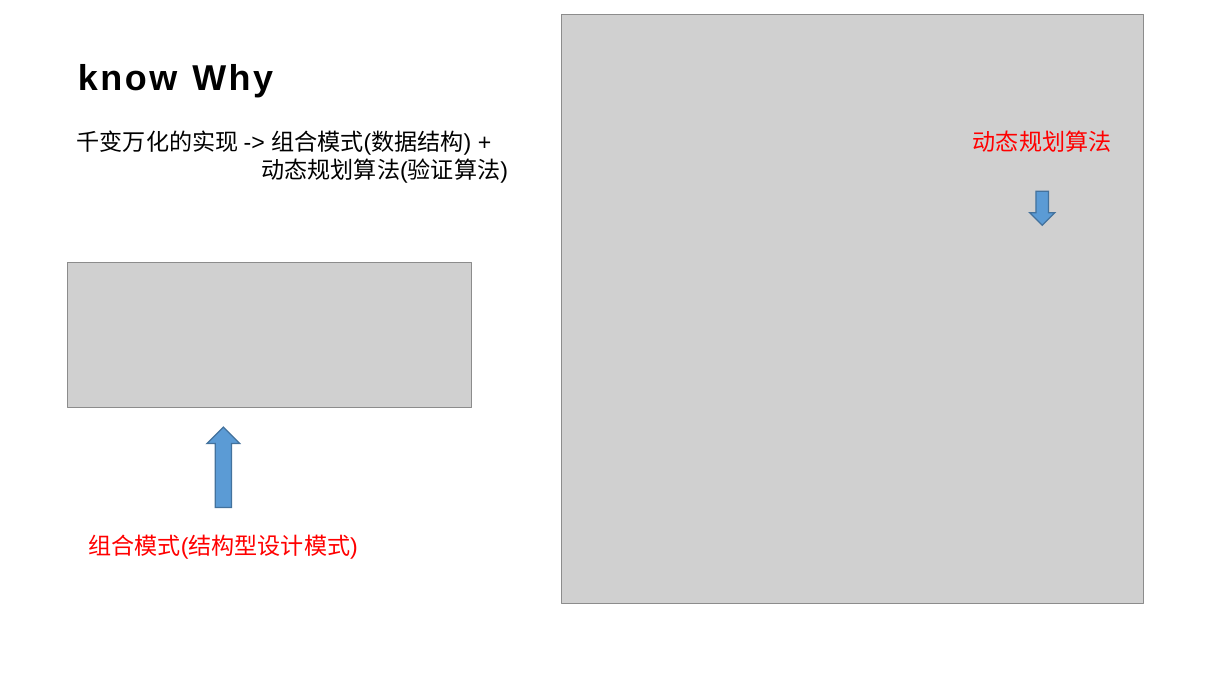
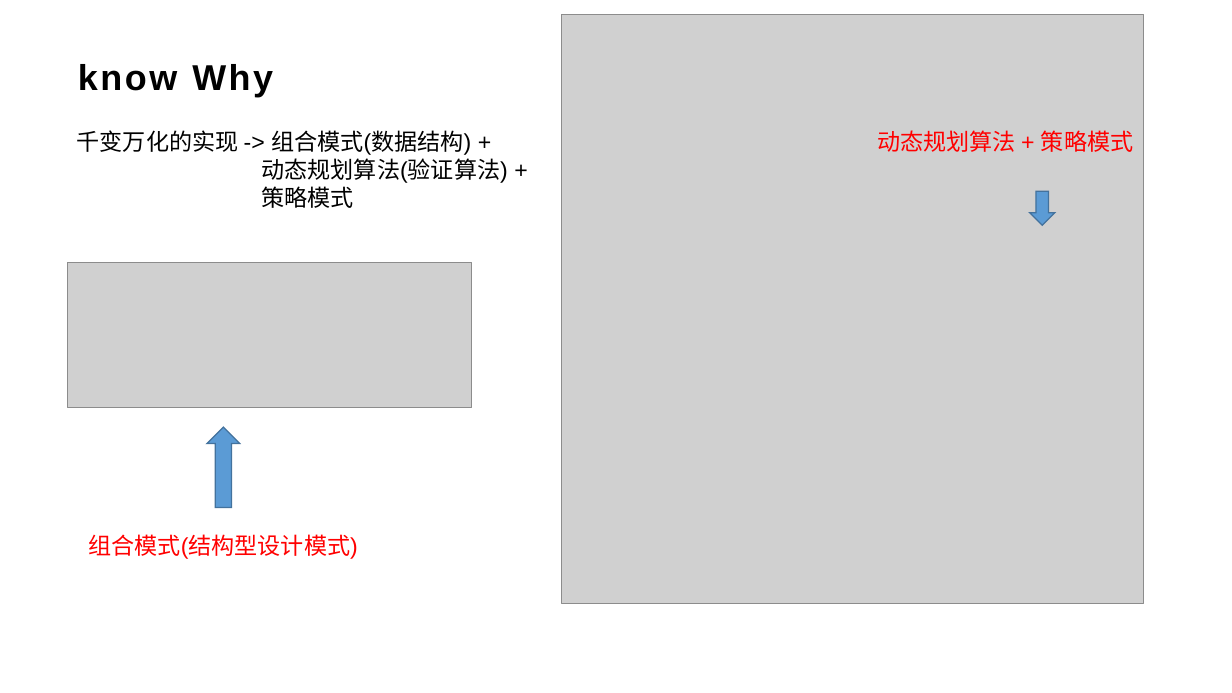
Before and after one commit to qzsang/mini-promotion, a slide deck: slide 12 of doc/从促销引擎到微内核架构分享.pptx (slide 10 before the commit). Drawn at 1232x693 pixels with LibreOffice and Linux fonts; fonts in the diff are those of the drawing; grey boxes stand for pictures; background and template pictures are left out. Boxes give left, top, right and bottom in pixels: in the first picture for what was removed or moved away, otherwise in the second. Text is boxed around its words. In the diff, an @@ line names an element or a change of style, - is before the commit and + after.

```diff
--- a/doc/从促销引擎到微内核架构分享.pptx
+++ b/doc/从促销引擎到微内核架构分享.pptx
@@ text at bbox=[877, 130, 1133, 152]: text changed @@
-动态规划算法
+动态规划算法 + 策略模式
@@ text at bbox=[262, 158, 508, 208]: text changed @@
-动态规划算法(验证算法)
+动态规划算法(验证算法) +
+策略模式
```
Also in this commit, not shown: 4 other slides changed, 2 slides added, 1 other file.
